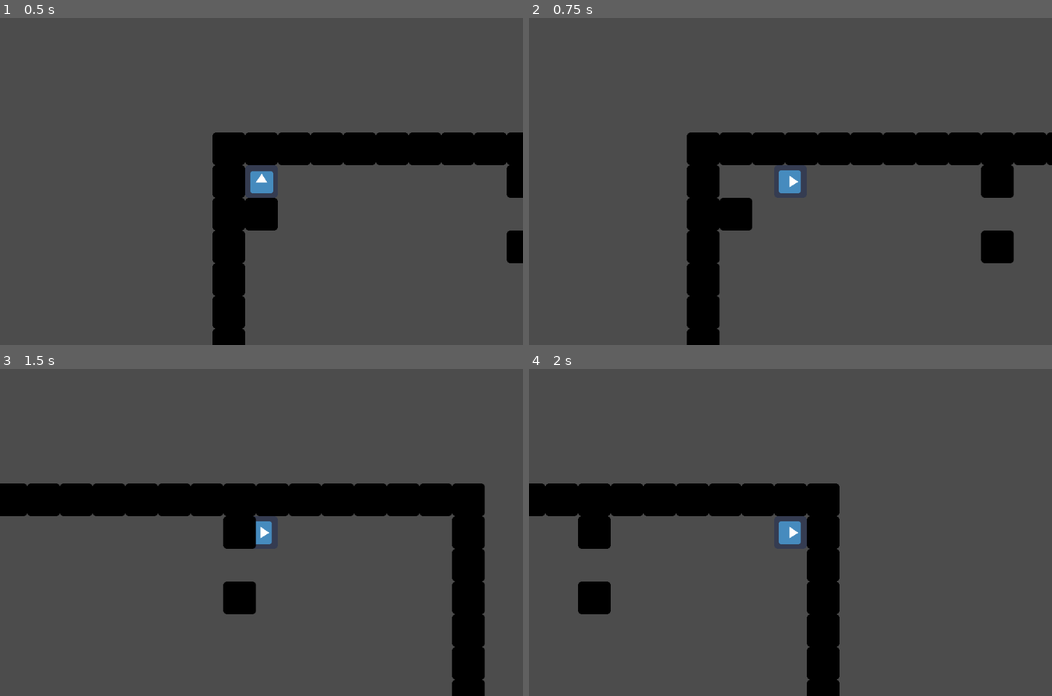
Above: before the commit, frames 1-4 (two rows, left to right).
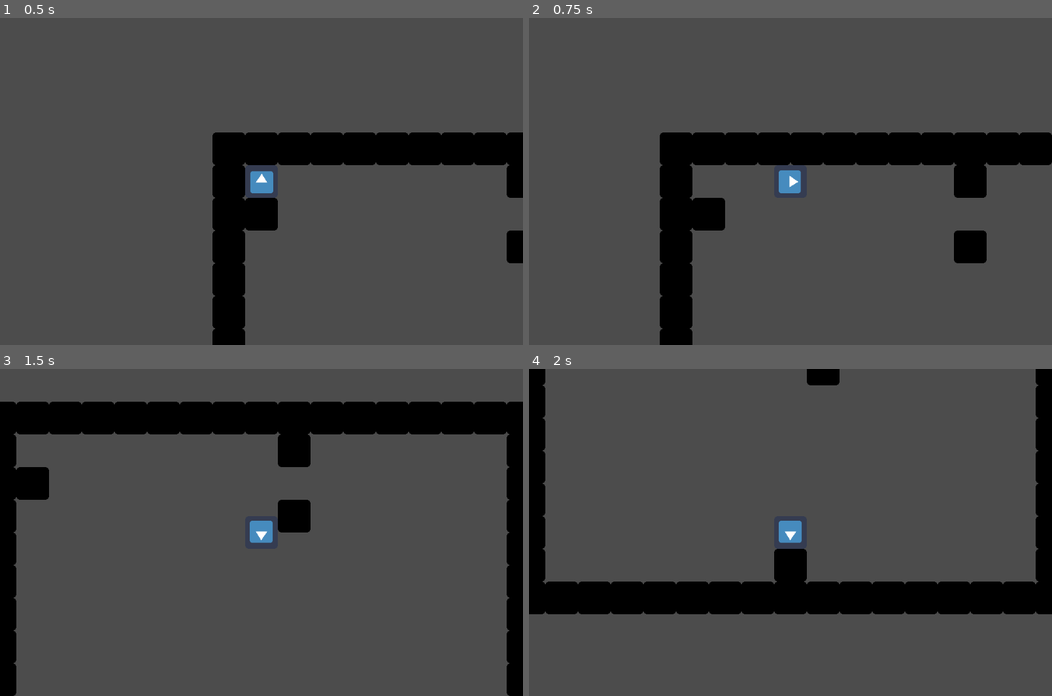
Above: after the commit, the same moments.

Repository: ManaSenpai/ThePurrestCatGirl
Game: Godot game, scene res://Cenas/Testes.tscn
Two runs of this game, one before a commit and one after it. Both use one fixed random seed, a clock stepped at 60 frames per second and the inputs below. The engine's default icon, where the game draws it, is replaced by a stand-in: a white triangle on a blue panel in a dark square.
Inputs:
- Up to frame 1 (0.5 s): no input
- Up to frame 2 (0.75 s): tap Enter at 0.5 s; hold Right (ui_right) from 0.53 s (still down); tap Space (espaco) at 0.6 s
- Up to frame 3 (1.5 s): release Right (ui_right) at 1.28 s; hold Down (ui_down) from 1.28 s (still down); tap Space (espaco) at 1.35 s
- Up to frame 4 (2 s): keep holding Down (ui_down)

Frame 1 is identical in both runs. In frame 2, 8.6% of the frame differs, in the area x 25-100%, y 35-100%; in frame 3, 29%, in the area x 0-100%, y 10-100%; in frame 4, 22%.

Commit message:
Resolvido errinho que fazia o personagem atravessar a parede, purrfect!

Diff:
--- a/Cenas/ParedeTeste.tscn
+++ b/Cenas/ParedeTeste.tscn
@@ -1,9 +1,12 @@
-[gd_scene load_steps=3 format=2]
+[gd_scene load_steps=4 format=2]
 
 [ext_resource path="res://icon.png" type="Texture" id=1]
 
 [sub_resource type="RectangleShape2D" id=1]
 extents = Vector2( 32, 32 )
+
+[sub_resource type="RectangleShape2D" id=2]
+extents = Vector2( 22.4143, 21.5667 )
 
 [node name="ParedeTeste" type="Area2D"]
 __meta__ = {
@@ -16,3 +19,8 @@
 
 [node name="CollisionShape2D" type="CollisionShape2D" parent="."]
 shape = SubResource( 1 )
+
+[node name="ParedeInterior" type="Area2D" parent="."]
+
+[node name="CollisionShape2D" type="CollisionShape2D" parent="ParedeInterior"]
+shape = SubResource( 2 )
--- a/Cenas/Personagem.tscn
+++ b/Cenas/Personagem.tscn
@@ -19,12 +19,4 @@
 shape = SubResource( 1 )
 one_way_collision = true
 one_way_collision_margin = 0.0
-
-[node name="TimerRotacao" type="Timer" parent="."]
-wait_time = 0.5
-autostart = true
-
-[node name="VisibilityNotifier2D" type="VisibilityNotifier2D" parent="."]
 [connection signal="area_entered" from="." to="." method="_on_Personagem_area_entered"]
-[connection signal="timeout" from="TimerRotacao" to="." method="_on_TimerRotacao_timeout"]
-[connection signal="screen_exited" from="VisibilityNotifier2D" to="." method="_on_VisibilityNotifier2D_screen_exited"]
--- a/Cenas/Roteiros/Personagem.gd
+++ b/Cenas/Roteiros/Personagem.gd
@@ -3,45 +3,41 @@
 var direcao = Vector2(1,0)
 var VEL = 800
 var velocidade = 0
+var pode_mover = false
+
 
 func _physics_process(delta):
-	if(Input.is_action_just_pressed("espaco")):
-		velocidade = VEL
-		$TimerRotacao.stop()
+	if (velocidade == 0):
+		if (Input.is_action_just_pressed("ui_up")):
+			direcao = muda_direcao(0)
+		elif (Input.is_action_just_pressed("ui_right")):
+			direcao = muda_direcao (90)
+		elif (Input.is_action_just_pressed("ui_down")):
+			direcao = muda_direcao (180)
+		elif (Input.is_action_just_pressed("ui_left")):
+			direcao = muda_direcao (270)
 	position += direcao.normalized() * delta * velocidade
 
 
-func _on_TimerRotacao_timeout():
 
-	rotation_degrees += 90
-	if (rotation_degrees >= 360):
-		rotation_degrees = 0
-	direcao = define_direcao(rotation_degrees)
 
-func define_direcao(rotacao):
+func muda_direcao(rotacao):
 	var  d = [
 		Vector2(0,-1),
 		Vector2(1,0),
 		Vector2(0,1),
 		Vector2(-1,0)
 	]
+	rotation_degrees = rotacao
+	velocidade = VEL
 	return d[rotacao/90]
 
-
-func _on_VisibilityNotifier2D_screen_exited():
-	position = Vector2(500,300)
-	para()
-	pass
 
 func para():
 	velocidade = 0
 	var posicao64 = position/64
 	posicao64 = posicao64.round()
-
 	position = posicao64*64
-
-	print(position)
-	$TimerRotacao.start()
 
 func _on_Personagem_area_entered(area):
 	if ("Parede" in area.name):
